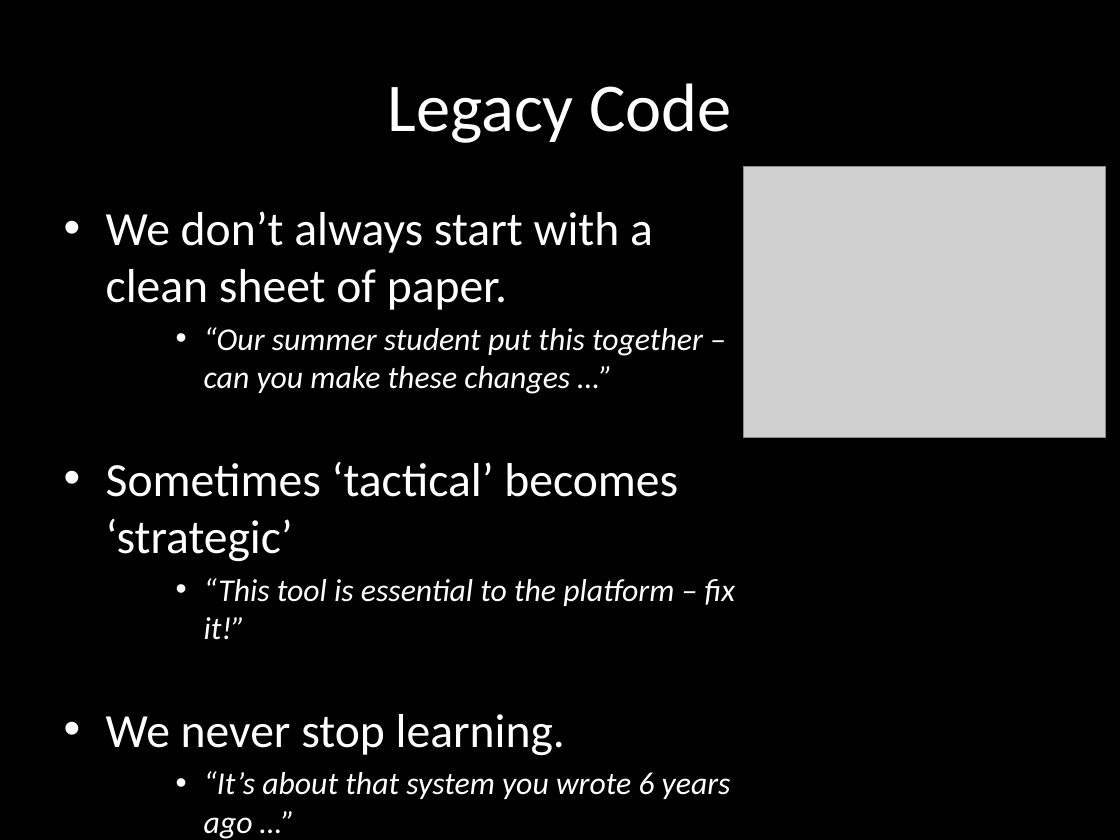
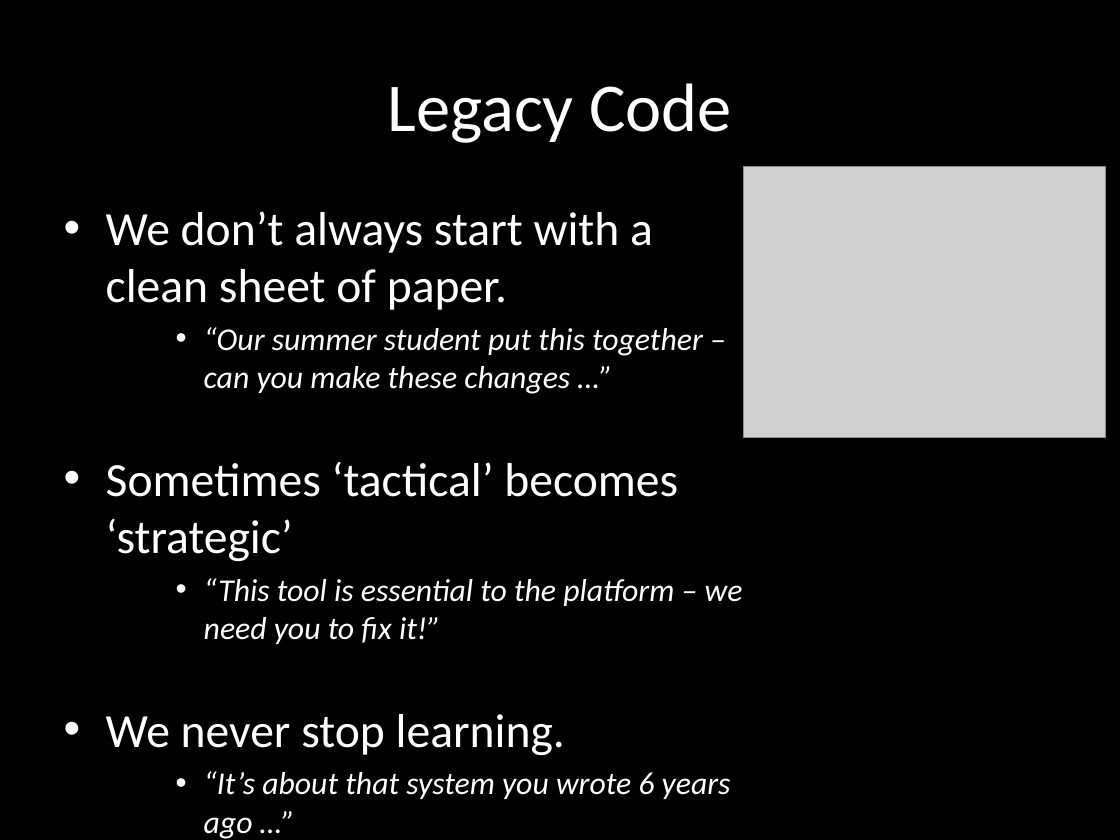
Before and after one commit to tonybaines/retrofitting-tests, a slide deck: slide 2 of presentation/Retrofitting Tests.pptx. Drawn at 1120x840 pixels with LibreOffice and Linux fonts; fonts in the diff are those of the drawing; grey boxes stand for pictures; background and template pictures are left out. Boxes give left, top, right and bottom in pixels: in the first picture for what was removed or moved away, otherwise in the second. Text is boxed around its words. In the diff, an @@ line names an element or a change of style, - is before the commit and + after.

```diff
--- a/presentation/Retrofitting Tests.pptx
+++ b/presentation/Retrofitting Tests.pptx
@@ text at (x1=204, y1=578, x2=743, y2=644): text changed @@
-    • “This tool is essential to the platform – fix it!”
+    • “This tool is essential to the platform – we need you to fix it!”
```
Also in this commit, not shown: 1 other slide changed, 5 slides added.
